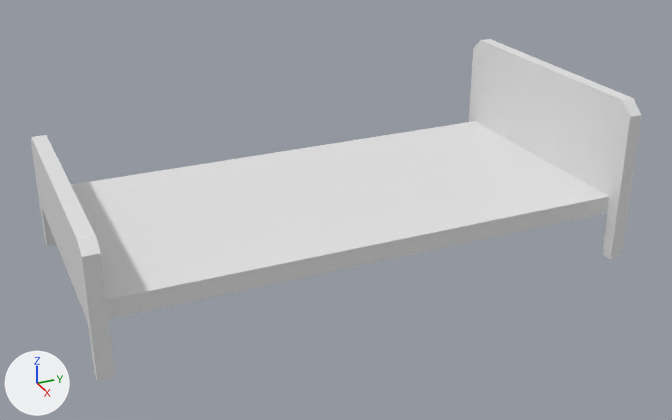
One commit to the Blender file External files/Models/Locations/Home/Objects/KidsBed.blend: the scene before it, then after it.
Before and after are seen from a camera (50 mm lens) standing at (2.84, -1.25, 1.57) and looking at (0.06, 0.0, 0.18). Arrows for +X, +Y and +Z are at lower left; the lights stay in place.

Objects in the first picture: 'Frame'.
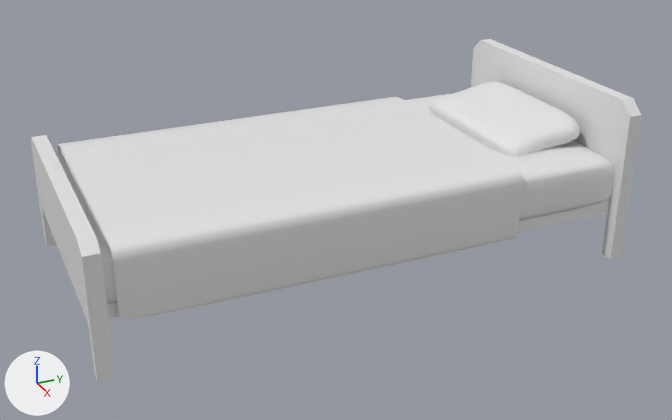
Boxes (x1, y1, x2, y2) around the edits, measured in the pictures (672 x 420 px):
'Plane', added: after (57, 97, 523, 319)
'Mattres', added: after (55, 93, 615, 303)
'Pillow', added: after (428, 81, 580, 157)
'Frame', unchanged, covered by the edit: (31, 39, 641, 381) in both

What changed in the scene script:
```text
Add me_plane:
    me_plane.from_pydata(...)  # 24 vertices, 14 faces; spans x -1.0..1.0, y -1.0..1.2, z -0.56..0.0
    me_plane.polygons.foreach_set('use_smooth', [True] * 14)
Add me_cube_002:
    me_cube_002.from_pydata(...)  # 44 vertices, 42 faces; spans x -1.13..1.13, y -0.9..0.9, z -0.9..0.9
    me_cube_002.polygons.foreach_set('use_smooth', [True] * 42)
Add me_cube_001:
    me_cube_001.from_pydata(...)  # 32 vertices, 30 faces; spans x -0.9..0.9, y -0.9..0.9, z -0.9..0.9
    me_cube_001.polygons.foreach_set('use_smooth', [True] * 30)
Add ob_plane:
    ob_plane = bpy.data.objects.new('Plane', me_plane)
    ob_plane.location = (0.0, -0.243, 0.406)
    ob_plane.scale = (0.47, 0.623, 0.47)
    _m = ob_plane.modifiers.new('Subdivision', 'SUBSURF')
    _m.levels = 2
Add ob_pillow:
    ob_pillow = bpy.data.objects.new('Pillow', me_cube_002)
    ob_pillow.location = (0.0, 0.719, 0.405)
    ob_pillow.rotation_euler = (0.182, 0.0, 0.0)  # degrees (10, 0, 0)
    ob_pillow.scale = (0.315, 0.191, 0.0599)
    _m = ob_pillow.modifiers.new('Subdivision', 'SUBSURF')
    _m.levels = 2
Add ob_mattres:
    ob_mattres = bpy.data.objects.new('Mattres', me_cube_001)
    ob_mattres.location = (0.0, 0.0, 0.289)
    ob_mattres.scale = (0.517, 1.0, 0.102)
    _m = ob_mattres.modifiers.new('Subdivision', 'SUBSURF')
    _m.levels = 2
```
